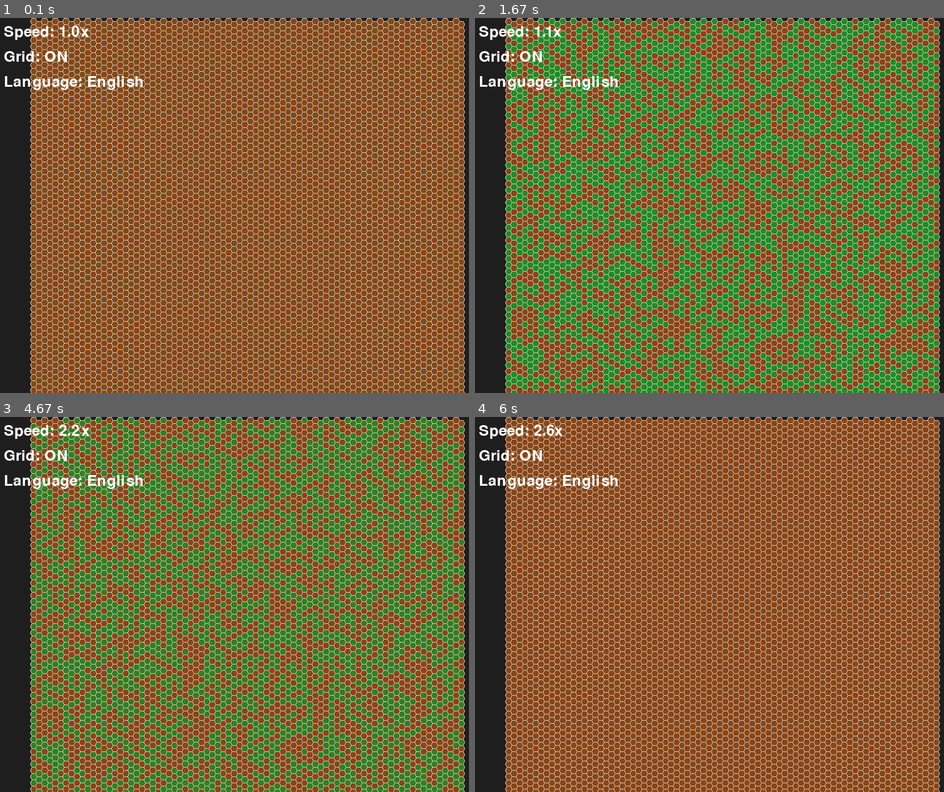
Above: before the commit, frames 1-4 (two rows, left to right).
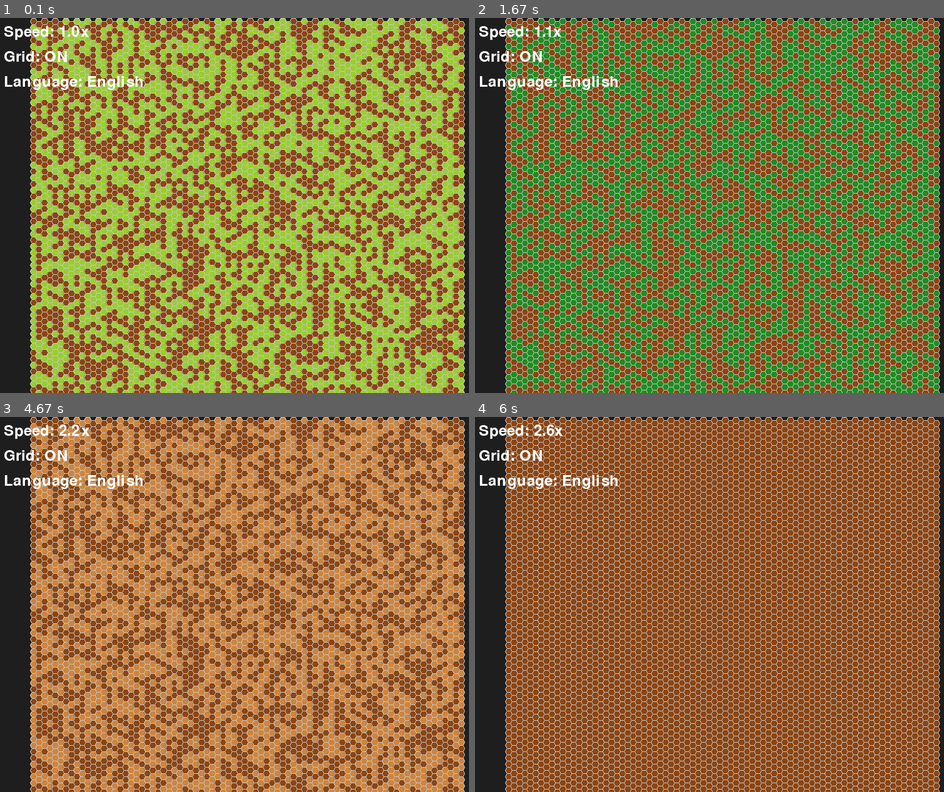
Above: after the commit, the same moments.

Repository: joselc/life-sim-first-try
Game: pygame game, started from main.py
The game is run twice, just before and just after one commit, with the same random seed, the same clock (stepped at 60 frames per second) and the same inputs.
Inputs:
- Up to frame 1 (0.1 s): no input
- Up to frame 2 (1.67 s): tap + at 0.83 s; tap G at 1.17, 1.5 s
- Up to frame 3 (4.67 s): tap + at 1.83, 2.23, 2.53, 2.73, 3.07, 3.15, 3.37, 3.57, 3.87, 4.13, 4.47, 4.55 s; tap - at 3.65 s
- Up to frame 4 (6 s): tap + at 4.77, 4.9, 5.3, 5.6, 5.97 s; tap - at 4.98 s

The runs differ from the first frame. In frame 1, 38% of the frame differs, in the area x 6-100%, y 0-100%; in frame 2, nothing differs; in frame 3, 38%; in frame 4, nothing differs.

Commit message:
feat: change gradual color transitions to hard transitions

Diff:
--- a/src/config.py
+++ b/src/config.py
@@ -30,7 +30,12 @@
 
 # Colors
 COLORS = {
-    'GREEN': (34, 139, 34),    # Forest green for plants
-    'BROWN': (139, 69, 19),    # Saddle brown for ground/soil
-    'GRID_LINES': (200, 200, 200)  # Light gray for grid lines
+    'GREEN': (34, 139, 34),      # Forest green for mature plants
+    'BROWN': (139, 69, 19),      # Saddle brown for ground/soil
+    'GRID_LINES': (200, 200, 200),  # Light gray for grid lines
+    'SEED': (101, 67, 33),       # Dark brown for seeds
+    'GROWING': (154, 205, 50),   # Yellow-green for growing plants
+    'MATURE': (34, 139, 34),     # Forest green for mature plants
+    'DYING': (205, 133, 63),     # Peru brown for dying plants
+    'DEAD': (139, 69, 19)        # Same as ground color
 }
--- a/src/hexagons/plant.py
+++ b/src/hexagons/plant.py
@@ -3,7 +3,7 @@
 from typing import Tuple
 from .base import Hexagon
 from ..config import COLORS
-from .plant_states import PlantStateManager
+from .plant_states import PlantStateManager, PlantState
 
 
 class PlantHexagon(Hexagon):
@@ -41,18 +41,16 @@
     def color(self) -> Tuple[int, int, int]:
         """Get the current color of the plant based on its state.
 
-        The color transitions between brown and green based on the plant's
-        current state and health/growth factors.
+        Returns a distinct color for each state of the plant's lifecycle.
 
         Returns:
             Tuple[int, int, int]: RGB color values
         """
-        green = COLORS['GREEN']
-        brown = COLORS['BROWN']
-        factor = self.state_manager.color_factor
-
-        return (
-            int(brown[0] * (1 - factor) + green[0] * factor),
-            int(brown[1] * (1 - factor) + green[1] * factor),
-            int(brown[2] * (1 - factor) + green[2] * factor)
-        )
+        state_colors = {
+            PlantState.SEED: COLORS['SEED'],
+            PlantState.GROWING: COLORS['GROWING'],
+            PlantState.MATURE: COLORS['MATURE'],
+            PlantState.DYING: COLORS['DYING'],
+            PlantState.DEAD: COLORS['DEAD']
+        }
+        return state_colors[self.state_manager.state]
--- a/tests/mesh/test_hex_mesh.py
+++ b/tests/mesh/test_hex_mesh.py
@@ -1,6 +1,7 @@
 """Unit tests for the HexMesh class."""
 
 import unittest
+import random
 from src.mesh.hex_mesh import HexMesh
 from src.hexagons.plant import PlantHexagon
 from src.hexagons.ground import GroundHexagon
@@ -17,8 +18,15 @@
 class TestHexMesh(unittest.TestCase):
     def setUp(self):
         """Set up test fixtures before each test method."""
+        # Set fixed seed for consistent plant generation
+        random.seed(12345)
         self.mesh = HexMesh(MOCK_COLUMNS, MOCK_ROWS, MOCK_SCREEN_WIDTH, MOCK_SCREEN_HEIGHT)
         self.renderer = MockRenderer()
+
+    def tearDown(self):
+        """Clean up after each test."""
+        # Reset the random seed
+        random.seed()
 
     def test_initialization(self):
         """Test that mesh is initialized with correct number of hexagons."""
